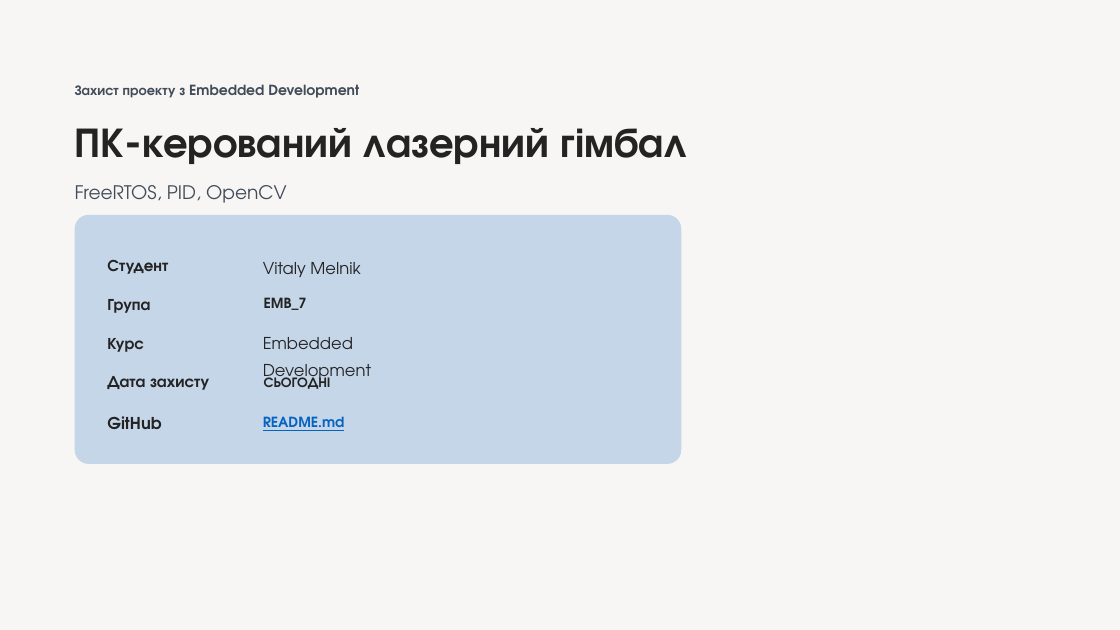
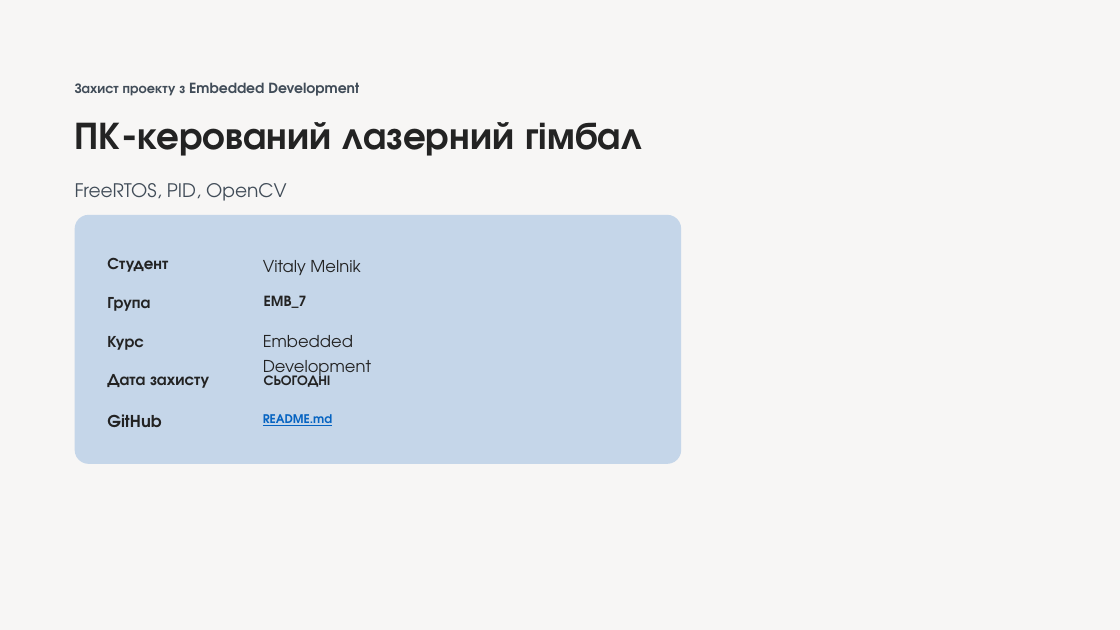
Before and after one commit to melnikvitaly/workshops, a slide deck: slide 1 of workshop-7-final_project/docs/assestment/presentation/Laser Gimbal with Camera Tracking on ESP32-S3.pptx. Drawn at 1120x630 pixels with LibreOffice and Linux fonts; fonts in the diff are those of the drawing. Boxes give left, top, right and bottom in pixels: in the first picture for what was removed or moved away, otherwise in the second. Text is boxed around its words. In the diff, an @@ line names an element or a change of style, - is before the commit and + after.

```diff
--- a/workshop-7-final_project/docs/assestment/presentation/Laser Gimbal with Camera Tracking on ESP32-S3.pptx
+++ b/workshop-7-final_project/docs/assestment/presentation/Laser Gimbal with Camera Tracking on ESP32-S3.pptx
@@ text "ПК-керований лазерний гімбал" at [75,122,642,156]: size 36 to 33.3 pt; line spacing 1.1 to 1 @@
@@ line spacing 1.4 to 1.3 in 11 elements at [75,82,359,96], [75,183,286,201], [107,257,168,272], [263,260,360,275], [107,297,150,311], [107,336,144,350], [263,335,371,381], [107,374,209,388], [264,372,331,387], [107,414,161,427], [264,295,307,308] @@
@@ text "README.md" at [263,414,332,426]: size 12 to 10.2 pt; line spacing 1.4 to 1.3 @@
```
Also in this commit, not shown: 12 other slides changed, 2 slides removed, 12 other files.
